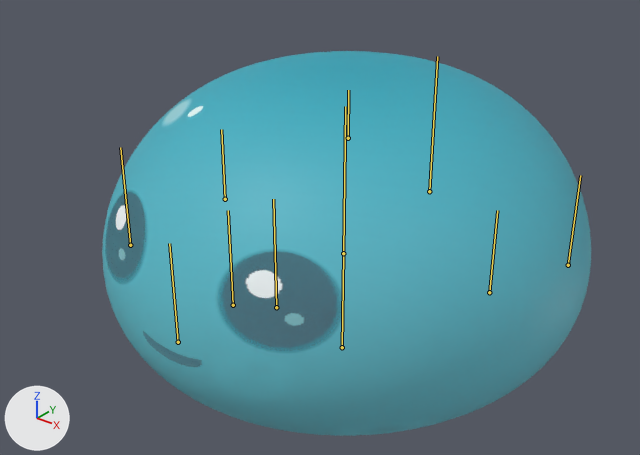
The FBX model ContentSource/Animations/Monsters/SlimeFamily/Melee/Draw.fbx, before and after one commit.
One viewpoint serves both versions: a 50 mm camera at (1.017, -1.353, 1.122) aimed at (-0.005, -0.075, 0.329). The axes (+X, +Y, +Z) are drawn at lower left. The lights are the same throughout. The first picture is the older version. Both versions are drawn at frame 23 of the action 'SlimeFamily_Melee.002'; the numbers are the values there. The bones that change, and the others that lie on the model, are drawn over the model as lines.

In view in the first picture: 'SlimeMelee.002'.
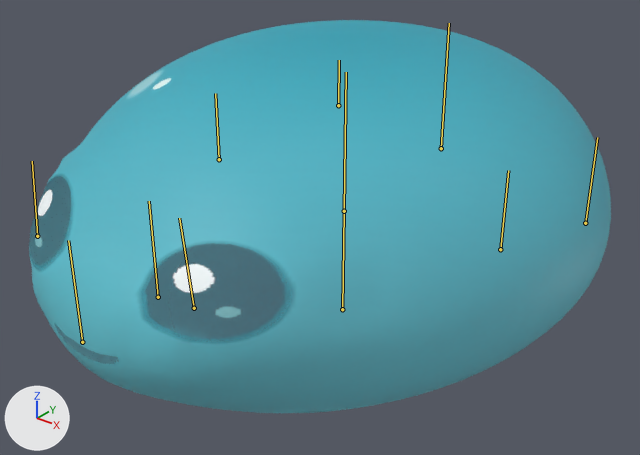
Location of each change, (x1, y1, x2, y2) in pixels of the pictures (640 x 455 px):
'SlimeMelee.002', posed (19% wider)
    before: (102, 51, 591, 436)
    after: (29, 20, 611, 413)
bone 'root', root to tip
    before: (342, 347) to (343, 253)
    after: (342, 309) to (344, 211)
bone 'body_center', root to tip
    before: (343, 253) to (345, 106)
    after: (344, 211) to (346, 72)
bone 'body_top', root to tip
    before: (348, 138) to (348, 90)
    after: (338, 105) to (339, 60)
bone 'body_front', root to tip
    before: (233, 305) to (228, 210)
    after: (158, 297) to (149, 201)
bone 'face_left', root to tip
    before: (130, 245) to (120, 147)
    after: (37, 236) to (32, 161)
bone 'face_right', root to tip
    before: (276, 307) to (273, 199)
    after: (194, 308) to (179, 218)

The edits, one by one:
Bone 'root' (bone_root) moves from (0.0, 0.0, 0.0) to (0.0, 0.1, 0.0).
Bone 'body_center' (bone_body_center) moves from (0.0, 0.0, 0.0) to (0.0, -0.022, 0.22).
Bone 'body_center' (bone_body_center) is rescaled from (1.0, 1.0, 1.0) to (1.04, 0.91, 1.12).
Bone 'body_top' (bone_body_top) moves from (0.0, 0.0, 0.0) to (0.0, 0.0, 0.03).
Bone 'body_front' (bone_body_front) moves from (0.0, 0.0, 0.0) to (0.0, 0.0, 0.12).
Bone 'face_left' (bone_face_left) turns from (0, 0, 0) to (0, 0, -6) degrees about its own x, y and z.
Bone 'face_left' (bone_face_left) is rescaled from (1.0, 1.0, 1.0) to (1.0, 0.79, 1.0).
Bone 'face_right' (bone_face_right) turns from (0, 0, 0) to (0, 0, 6) degrees about its own x, y and z.
Bone 'face_right' (bone_face_right) is rescaled from (1.0, 1.0, 1.0) to (1.0, 0.79, 1.0).
